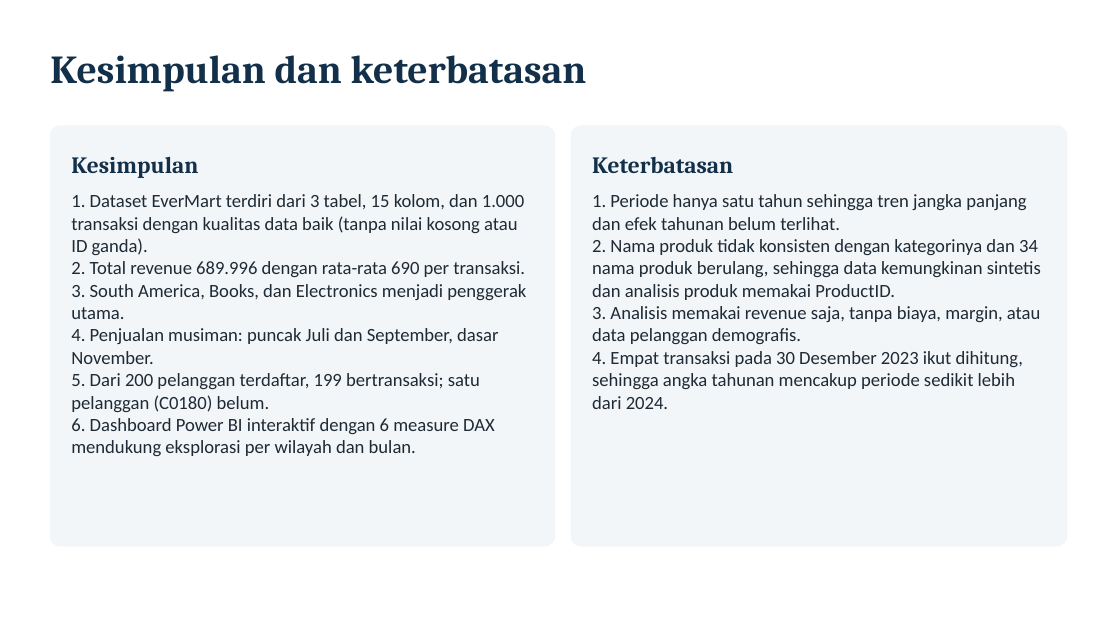
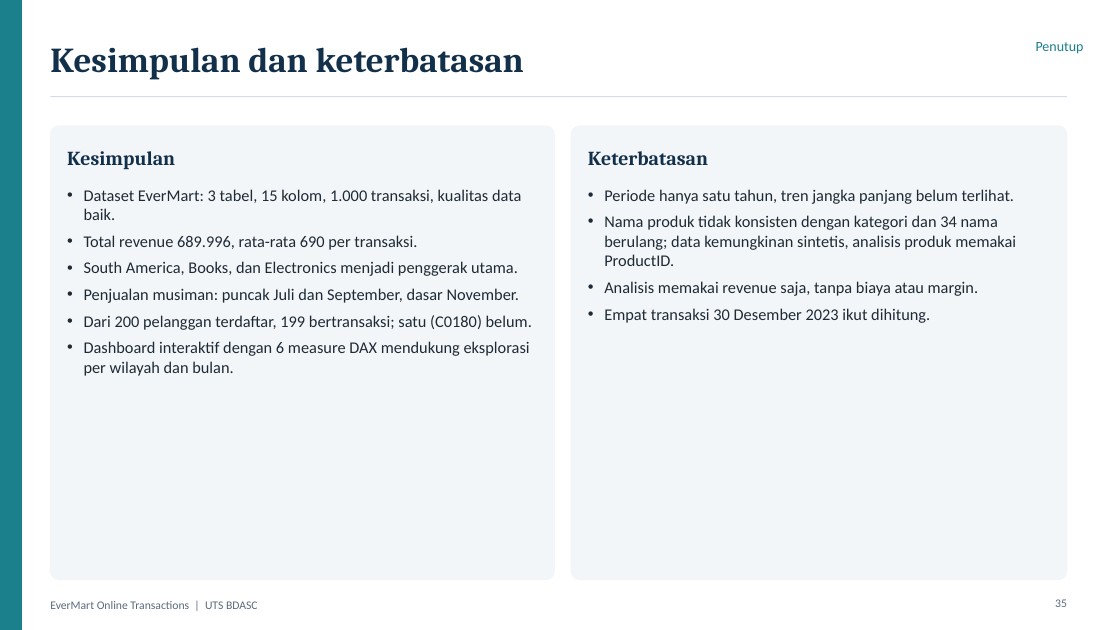
Before and after one commit to farhansech/EXACOUNT, a slide deck: slide 35 of output/EverMart_UTS_BDASC.pptx (slide 34 before the commit). Drawn at 1120x630 pixels with LibreOffice and Linux fonts; fonts in the diff are those of the drawing. Boxes give left, top, right and bottom in pixels: in the first picture for what was removed or moved away, otherwise in the second. Text is boxed around its words. In the diff, an @@ line names an element or a change of style, - is before the commit and + after.

```diff
--- a/output/EverMart_UTS_BDASC.pptx
+++ b/output/EverMart_UTS_BDASC.pptx
@@ rectangle added at [0, 0, 21, 630], fill #1B7F8C, outline #1B7F8C 1 pt @@
@@ text "Kesimpulan dan keterbatasan": place and size @@
-text "Kesimpulan dan keterbatasan" at [50, 55, 587, 92]
+text "Kesimpulan dan keterbatasan" at [50, 47, 524, 80]
@@ text "Kesimpulan dan keterbatasan" at [50, 47, 524, 80]: size 34 to 30 pt @@
@@ text added at [1036, 42, 1084, 54], 12 pt, text #1B7F8C @@
+Penutup
@@ line added from (50, 97) to (1067, 97), #D5DDE3 1 pt @@
@@ rounded rectangle: place and size @@
-rounded rectangle at [50, 126, 555, 546]
+rounded rectangle at [50, 126, 555, 580]
@@ rounded rectangle at [50, 126, 555, 580]: proportions changed @@
@@ text "Kesimpulan" at [67, 151, 175, 170]: size 20 to 17 pt @@
@@ rounded rectangle at [571, 126, 1067, 580]: proportions changed @@
@@ rounded rectangle: place and size @@
-rounded rectangle at [571, 126, 1067, 546]
+rounded rectangle at [571, 126, 1067, 580]
@@ text "Keterbatasan" at [588, 151, 708, 165]: size 20 to 17 pt @@
@@ text at [84, 189, 532, 376]: text changed; size 16 to 14 pt @@
-1. Dataset EverMart terdiri dari 3 tabel, 15 kolom, dan 1.000 transaksi dengan kualitas data baik (tanpa nilai kosong atau ID ganda).
-2. Total revenue 689.996 dengan rata-rata 690 per transaksi.
-3. South America, Books, dan Electronics menjadi penggerak utama.
-4. Penjualan musiman: puncak Juli dan September, dasar November.
-5. Dari 200 pelanggan terdaftar, 199 bertransaksi; satu pelanggan (C0180) belum.
-6. Dashboard Power BI interaktif dengan 6 measure DAX mendukung eksplorasi per wilayah dan bulan.
+• Dataset EverMart: 3 tabel, 15 kolom, 1.000 transaksi, kualitas data baik.
+• Total revenue 689.996, rata-rata 690 per transaksi.
+• South America, Books, dan Electronics menjadi penggerak utama.
+• Penjualan musiman: puncak Juli dan September, dasar November.
+• Dari 200 pelanggan terdaftar, 199 bertransaksi; satu (C0180) belum.
+• Dashboard interaktif dengan 6 measure DAX mendukung eksplorasi per wilayah dan bulan.
@@ text at [604, 189, 1016, 323]: text changed; size 16 to 14 pt @@
-1. Periode hanya satu tahun sehingga tren jangka panjang dan efek tahunan belum terlihat.
-2. Nama produk tidak konsisten dengan kategorinya dan 34 nama produk berulang, sehingga data kemungkinan sintetis dan analisis produk memakai ProductID.
-3. Analisis memakai revenue saja, tanpa biaya, margin, atau data pelanggan demografis.
-4. Empat transaksi pada 30 Desember 2023 ikut dihitung, sehingga angka tahunan mencakup periode sedikit lebih dari 2024.
+• Periode hanya satu tahun, tren jangka panjang belum terlihat.
+• Nama produk tidak konsisten dengan kategori dan 34 nama berulang; data kemungkinan sintetis, analisis produk memakai ProductID.
+• Analisis memakai revenue saja, tanpa biaya atau margin.
+• Empat transaksi 30 Desember 2023 ikut dihitung.
@@ page number added at [1055, 599, 1067, 607], 10 pt, text #5B6B79 @@
+35
@@ text added at [50, 601, 258, 609], 10 pt, text #5B6B79 @@
+EverMart Online Transactions | UTS BDASC
```
Also in this commit, not shown: 26 other slides changed, 9 slides added, 8 slides removed, 1 other file.
